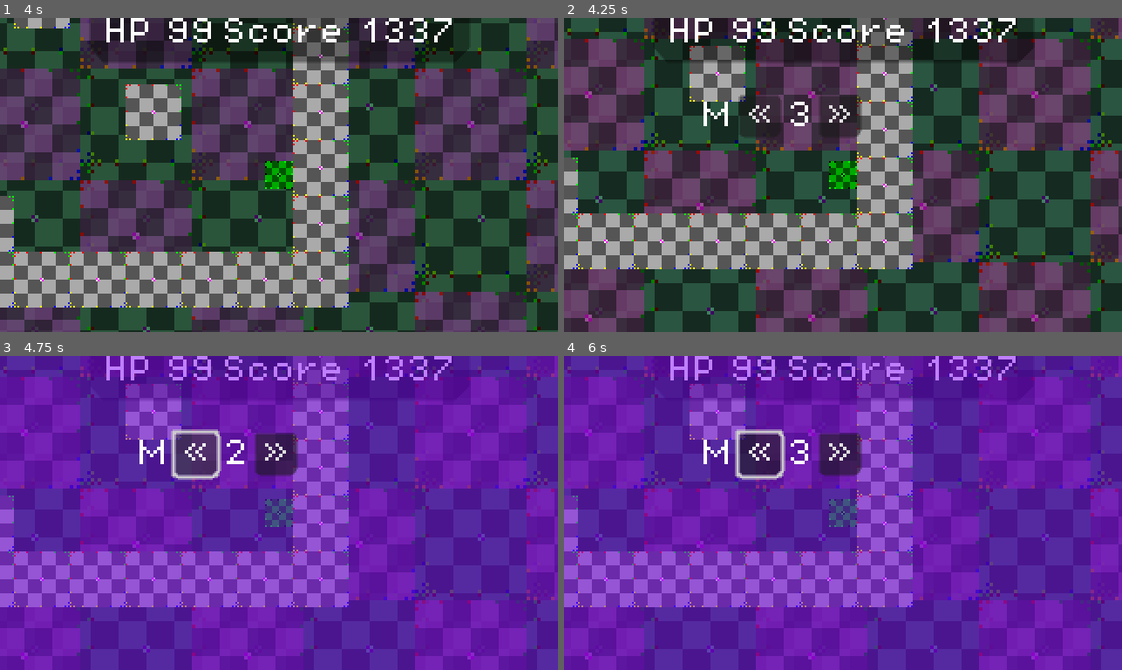
Above: before the commit, frames 1-4 (two rows, left to right).
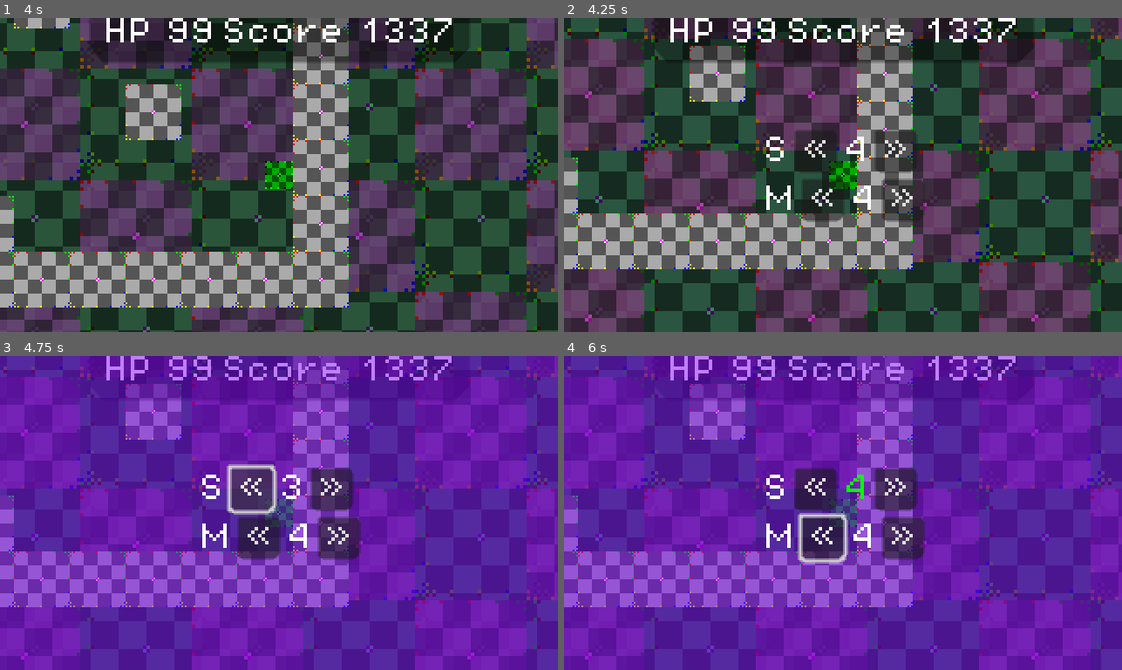
Above: after the commit, the same moments.

Repository: InvadingOctopus/comedot
Game: Godot game, scene res://Templates/Scenes/PlatformSceneTemplate.tscn
Two runs of this game, one before a commit and one after it. Both use one fixed random seed, a clock stepped at 60 frames per second and the inputs below.
Inputs (mouse positions are in pixels of both pictures, inside the frame that each line leads up to):
- Up to frame 1 (4 s): move the mouse to (401, 159) at 0.52 s; hold Right (moveRight) 0.53-2.03 s; click (401, 159) at 0.6 s; tap Space (jump) at 0.77, 1.52, 3.02, 3.77 s; move the mouse to (167, 190) at 1.27 s; right-click (167, 190) at 1.35 s; move the mouse to (334, 105) at 2.02 s; hold Left (moveLeft) 2.03-2.78 s; click (334, 105) at 2.1 s; move the mouse to (251, 237) at 2.77 s; hold Right (moveRight) from 2.78 s (still down); right-click (251, 237) at 2.85 s; move the mouse to (446, 222) at 3.52 s; click (446, 222) at 3.6 s
- Up to frame 2 (4.25 s): keep holding Right (moveRight); tap Escape (pause) at 4.15 s
- Up to frame 3 (4.75 s): release Right (moveRight) at 4.25 s; click "«" at 4.25 s
- Up to frame 4 (6 s): click "»" at 5 s; tap Enter at 5.75 s; move the mouse to (675, 465) at 5.77 s; hold Left (moveLeft) from 5.78 s (still down); right-click (675, 465) at 5.85 s

Frame 1 is identical in both runs. In frame 2, 4.8% of the frame differs, in the area x 25-65%, y 24-65%; in frame 3, 7.5%; in frame 4, 7.6%, in the area x 25-65%, y 23-67%.
Error before the commit: Invalid assignment of property or key 'text' with value of type 'String' on a base object of type 'Nil'. (res://Scenes/UI/BusVolumeUI.gd:14)

Commit message:
Improve PauseSettings and BusVolume UI
- Make BusVolumeUI a tool script to update labels in the Editor
- Add validation and clamping
- Add label colors
- Fix layout; use grids
- Add Sound Volume UI

Diff:
--- a/Scenes/UI/BusVolumeUI.gd
+++ b/Scenes/UI/BusVolumeUI.gd
@@ -1,5 +1,6 @@
 ## Sets the volume of an audio bus in discrete steps.
 
+@tool
 #class_name BusVolumeUI
 extends Control
 
@@ -11,18 +12,21 @@
 @export var busTitle: String = "V":
 	set(newValue):
 		busTitle = newValue
-		busLabel.text = busTitle
+		if busLabel: busLabel.text = busTitle
 
 #endregion
 
 
 #region State
+
+const maxSteps := 5
+
 @onready var busLabel: Label = %BusLabel
 @onready var volumeLabel: Label = %VolumeLabel
 
-var volumeInSteps: int = 3: ## 5 steps, where 0 = Mute, 5 = 0 db
+var volumeInSteps: int = 4: ## 5 steps, where 0 = Mute, 4 = 0 db
 	set(newValue):
-		volumeInSteps = newValue
+		volumeInSteps = clampi(newValue, 0, maxSteps)
 		volumeLabel.text = str(volumeInSteps)
 		setBusVolume()
 
@@ -36,21 +40,23 @@
 
 
 func getBusVolume() -> int:
-	# TODO: Implement
+	# TODO: Implement; Convert a range of decibles to discrete steps
 	return 0
 
 
 func setBusVolume():
 	var volumeInDb: float = 0
+	var labelColor := Color.WHITE
 
 	match self.volumeInSteps:
-		0: volumeInDb = -60
+		0: volumeInDb = -60; labelColor = Color.GRAY
 		1: volumeInDb = -24
 		2: volumeInDb = -12
 		3: volumeInDb = -6
-		4: volumeInDb = 0
-		5: volumeInDb = +6
+		4: volumeInDb =  0;  labelColor = Color.GREEN
+		5: volumeInDb = +6;  labelColor = Color.RED
 
+	volumeLabel.modulate = labelColor
 	AudioServer.set_bus_mute(busIndex, self.volumeInSteps <= 0)
 	AudioServer.set_bus_volume_db(busIndex, volumeInDb)
 
--- a/Scenes/UI/BusVolumeUI.tscn
+++ b/Scenes/UI/BusVolumeUI.tscn
@@ -2,36 +2,30 @@
 
 [ext_resource type="Script" path="res://Scenes/UI/BusVolumeUI.gd" id="1_06fqj"]
 
-[node name="BusVolumeUI" type="Control"]
-layout_mode = 3
-anchors_preset = 0
+[node name="BusVolumeUI" type="GridContainer"]
 offset_right = 88.0
-offset_bottom = 24.0
+offset_bottom = 92.0
+columns = 4
 script = ExtResource("1_06fqj")
 busIndex = 2
 
-[node name="HBoxContainer" type="HBoxContainer" parent="."]
-layout_mode = 2
-offset_right = 88.0
-offset_bottom = 24.0
-
-[node name="BusLabel" type="Label" parent="HBoxContainer"]
+[node name="BusLabel" type="Label" parent="."]
 unique_name_in_owner = true
 layout_mode = 2
 text = "V"
 
-[node name="DecreaseButton" type="Button" parent="HBoxContainer"]
+[node name="DecreaseButton" type="Button" parent="."]
 layout_mode = 2
 text = "«"
 
-[node name="VolumeLabel" type="Label" parent="HBoxContainer"]
+[node name="VolumeLabel" type="Label" parent="."]
 unique_name_in_owner = true
 layout_mode = 2
 text = "0"
 
-[node name="IncreaseButton" type="Button" parent="HBoxContainer"]
+[node name="IncreaseButton" type="Button" parent="."]
 layout_mode = 2
 text = "»"
 
-[connection signal="pressed" from="HBoxContainer/DecreaseButton" to="." method="onDecreaseButton_pressed"]
-[connection signal="pressed" from="HBoxContainer/IncreaseButton" to="." method="onIncreaseButton_pressed"]
+[connection signal="pressed" from="DecreaseButton" to="." method="onDecreaseButton_pressed"]
+[connection signal="pressed" from="IncreaseButton" to="." method="onIncreaseButton_pressed"]
--- a/Scenes/UI/PauseSettingsUI.tscn
+++ b/Scenes/UI/PauseSettingsUI.tscn
@@ -3,26 +3,29 @@
 [ext_resource type="Script" path="res://Scenes/UI/PauseSettingsUI.gd" id="1_sck66"]
 [ext_resource type="PackedScene" uid="uid://cdj4v68mvmp1u" path="res://Scenes/UI/BusVolumeUI.tscn" id="2_ryoqm"]
 
-[node name="PauseSettingsUI" type="Control"]
-layout_mode = 3
-anchors_preset = 0
+[node name="PauseSettingsUI" type="CenterContainer"]
+anchors_preset = 15
+anchor_right = 1.0
+anchor_bottom = 1.0
+grow_horizontal = 2
+grow_vertical = 2
 script = ExtResource("1_sck66")
 
-[node name="CenterContainer" type="CenterContainer" parent="."]
-layout_mode = 1
-offset_right = 156.0
-offset_bottom = 88.0
+[node name="MarginContainer" type="MarginContainer" parent="."]
+layout_mode = 2
+theme_override_constants/margin_left = 16
+theme_override_constants/margin_top = 16
+theme_override_constants/margin_right = 16
+theme_override_constants/margin_bottom = 16
 
-[node name="MarginContainer" type="MarginContainer" parent="CenterContainer"]
-layout_mode = 2
-theme_override_constants/margin_left = 32
-theme_override_constants/margin_top = 32
-theme_override_constants/margin_right = 32
-theme_override_constants/margin_bottom = 32
-
-[node name="VBoxContainer" type="VBoxContainer" parent="CenterContainer/MarginContainer"]
+[node name="GridContainer" type="VBoxContainer" parent="MarginContainer"]
 layout_mode = 2
 
-[node name="MusicVolumeUI" parent="CenterContainer/MarginContainer/VBoxContainer" instance=ExtResource("2_ryoqm")]
+[node name="SoundVolumeUI" parent="MarginContainer/GridContainer" instance=ExtResource("2_ryoqm")]
+layout_mode = 2
+busIndex = 1
+busTitle = "S"
+
+[node name="MusicVolumeUI" parent="MarginContainer/GridContainer" instance=ExtResource("2_ryoqm")]
 layout_mode = 2
 busTitle = "M"
